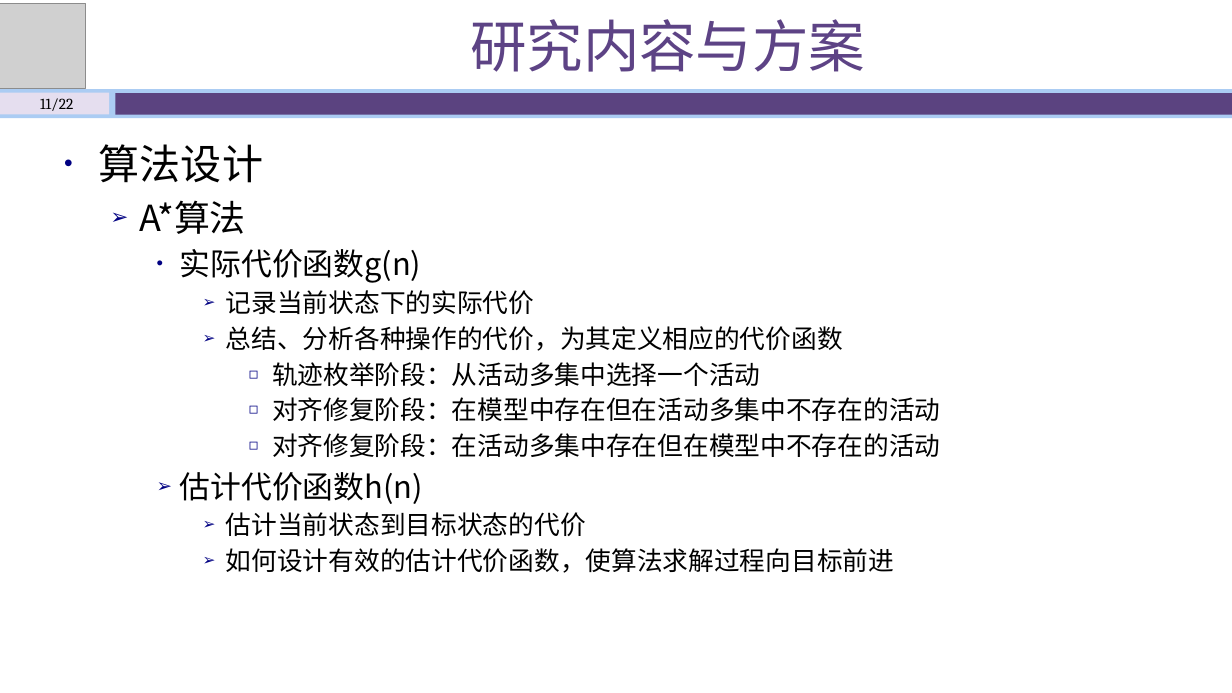
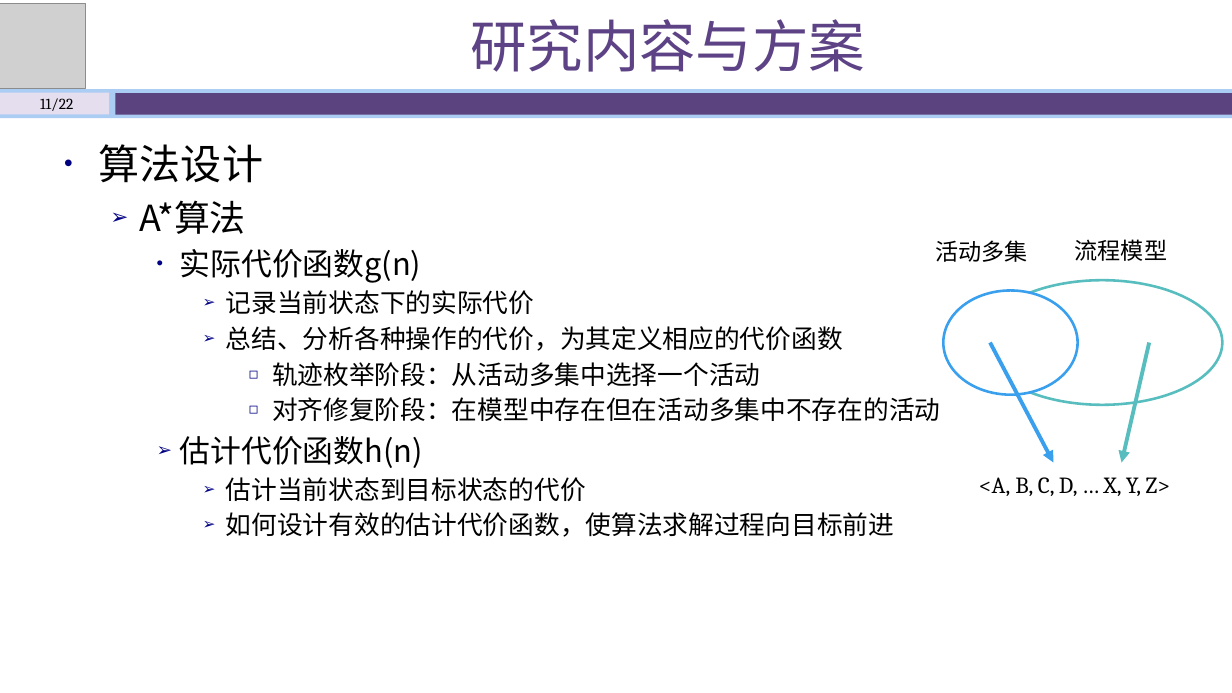
Before and after one commit to shawn47/0930, a slide deck: slide 11 of 开题答辩930-动画版.pptx. Drawn at 1232x693 pixels with LibreOffice and Linux fonts; fonts in the diff are those of the drawing; grey boxes stand for pictures. Boxes give left, top, right and bottom in pixels: in the first picture for what was removed or moved away, otherwise in the second. Text is boxed around its words. In the diff, an @@ line names an element or a change of style, - is before the commit and + after.

```diff
--- a/开题答辩930-动画版.pptx
+++ b/开题答辩930-动画版.pptx
@@ text added at (1075,239,1167,261), 18 pt, text #000000 @@
+流程模型
@@ text added at (935,240,1027,262), 18 pt, text #000000 @@
+活动多集
@@ ellipse added at (944,290,1078,395), fill #FFFFFF, outline #3AA0ED 2 pt @@
@@ ellipse added at (982,280,1223,405), outline #58BDBE 2 pt @@
@@ arrow added from (990, 343) to (1054, 463), #3AA0ED 3 pt @@
@@ arrow added from (1150, 343) to (1122, 463), #58BDBE 3 pt @@
@@ text at (272,433,940,457): paragraph removed @@
-        ◻ 对齐修复阶段：在活动多集中存在但在模型中不存在的活动
@@ text added at (979,477,1171,496), 18 pt, text #000000 @@
+<A, B, C, D, … X, Y, Z>
```
Also in this commit, not shown: 5 other slides changed.
